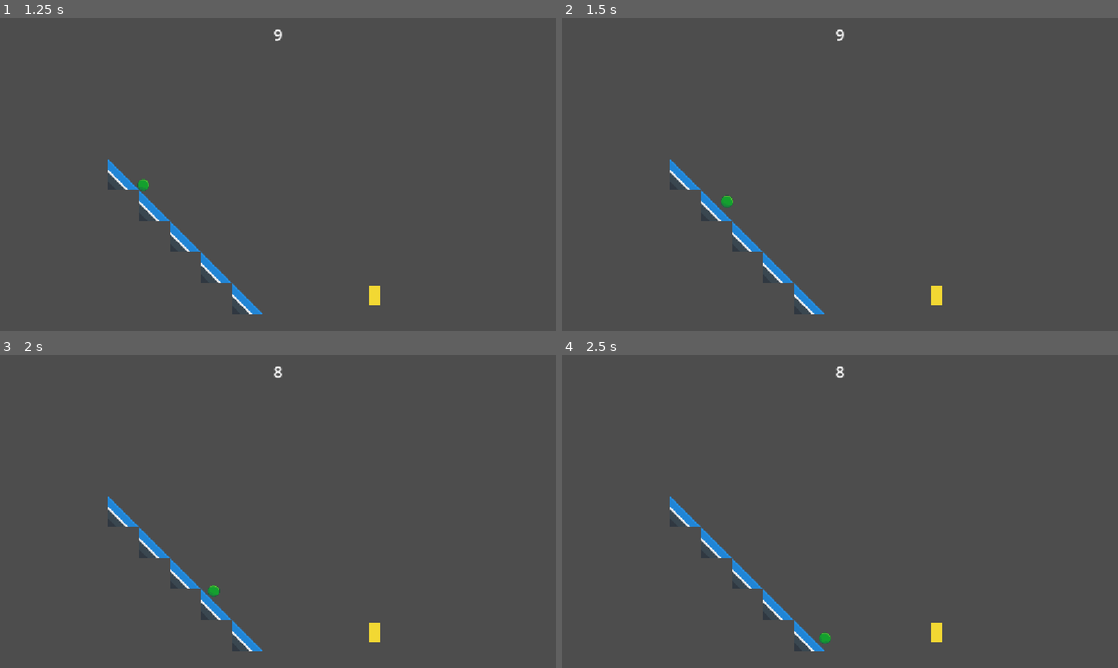
Above: before the commit, frames 1-4 (two rows, left to right).
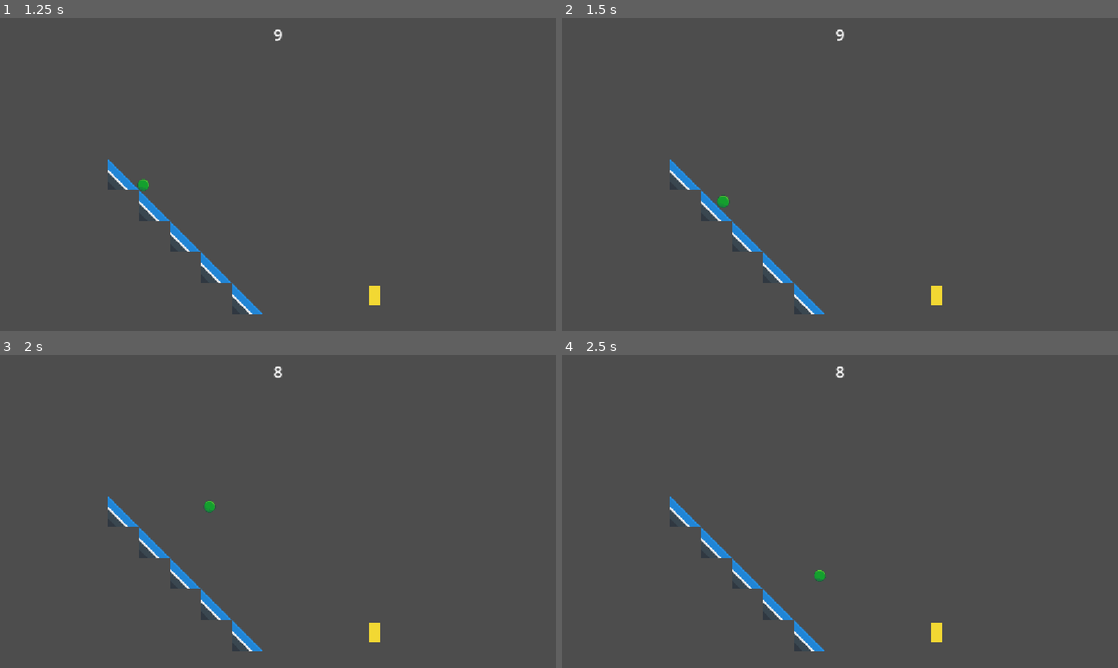
Above: after the commit, the same moments.

Repository: swan-eternal/clockwork
Game: Godot game, scene res://scenes/main_menu.tscn
Two runs of this game, one before a commit and one after it. Both use one fixed random seed, a clock stepped at 60 frames per second and the inputs below.
Inputs:
- Up to frame 1 (1.25 s): click "Start" at 0.5 s
- Up to frame 2 (1.5 s): tap Enter (ui_accept) at 1.25 s; hold Right (ui_right) from 1.28 s (still down)
- Up to frame 3 (2 s): keep holding Right (ui_right); tap Enter (ui_accept) at 1.52 s
- Up to frame 4 (2.5 s): keep holding Right (ui_right); tap Enter (ui_accept) at 2.27 s

Frame 1 is identical in both runs. In frame 2, less than 0.1% of the frame differs, in the area x 27-31%, y 56-61%; in frame 3, 0.1%, in the area x 36-40%, y 46-78%; in frame 4, 0.1%.

Commit message:
Preserve horizontal momentum on slopes and in air
Per Jason's momentum-design discussion (2026-07-24): the player
needs to build up speed on a drop and carry it through a ramp launch.
The previous horizontal-velocity logic was working against that.

Three changes:

1. velocity.x is no longer hard-capped to RUN_SPEED. Replaced the
   instant 'velocity.x = input_dir * RUN_SPEED' with
   move_toward(velocity.x, input_dir * RUN_SPEED, RUN_ACCEL * delta).
   The player can now exceed RUN_SPEED via ramp launches and drops;
   input just nudges the velocity toward the target.

2. Horizontal decel is now only applied on flat ground. On slopes
   the slope slide + friction handle deceleration; in the air
   momentum is preserved. Detected via
   'is_on_floor() and abs(get_floor_normal().y) >= 0.999'.

3. Air control is reduced via a separate AIR_ACCEL export (700,
   ~47% of RUN_ACCEL). Jumps feel committed but the player can
   still nudge their trajectory mid-air.

Also: cleaned up the dead-code fast-path in _apply_slope_slide --
'floor_normal.y >= 0.999' was never true under Godot's
Vector2.UP convention (flat ground gives -1, not +1). Changed
to abs() for clarity, plus a comment explaining the convention.

New @exports: RUN_ACCEL (1500), AIR_ACCEL (700). All four
Movement-tuning exports now have ## tooltips.

README Tuning list updated to include the new exports.

Diff:
--- a/scripts/player.gd
+++ b/scripts/player.gd
@@ -7,13 +7,23 @@
 ##
 
 # Movement tuning — tweak together once level layouts exist.
-## Horizontal speed (px/s) while moving.
+## Horizontal speed (px/s) the input drives the player toward.
+## The player can EXCEED this via ramp launches and drops — this is
+## a target, not a hard cap.
 @export var RUN_SPEED := 200.0
+## Lateral acceleration toward RUN_SPEED (px/s²) on the ground.
+@export var RUN_ACCEL: float = 1500.0
+## Lateral acceleration toward RUN_SPEED (px/s²) in the air. Reduced
+## vs RUN_ACCEL so jumps feel committed and momentum is preserved —
+## the player can nudge their trajectory mid-air but not redirect it.
+@export var AIR_ACCEL: float = 700.0
 ## Upward impulse on jump (negative = up).
 @export var JUMP_VELOCITY := -400.0
 ## Downward acceleration (px/s²).
 @export var GRAVITY := 980.0
-## How fast the player stops on the ground (px/s²).
+## How fast the player stops on flat ground (px/s²). On slopes,
+## momentum is preserved — the slope slide + friction handle
+## deceleration instead.
 @export var GROUND_DECEL := 1500.0
 
 ## Extra downward acceleration while the down arrow is held. Adds to
@@ -88,13 +98,27 @@
 	# (no slip) when no query point hits a tile with friction data.
 	var friction := _get_current_friction()
 
-	# Apply horizontal velocity. With no input, decelerate to a stop;
-	# friction scales the deceleration.
-	if input_dir != 0:
-		velocity.x = input_dir * RUN_SPEED
+	# Apply horizontal velocity. Three cases:
+	#   - In the air: accelerate toward RUN_SPEED at AIR_ACCEL (reduced
+	#     control so jumps feel committed and momentum is preserved).
+	#     No horizontal decel — momentum is preserved mid-flight.
+	#   - On the ground with input: accelerate toward RUN_SPEED at
+	#     RUN_ACCEL. Don't hard-cap so the player can exceed RUN_SPEED
+	#     via ramp launches and drops.
+	#   - On the ground with no input: decelerate only on flat ground.
+	#     On slopes, the slope slide + friction handle deceleration
+	#     naturally — adding horizontal decel on top would eat the
+	#     momentum the player built up on the ramp or drop.
+	if not is_on_floor():
+		if input_dir != 0:
+			velocity.x = move_toward(velocity.x, input_dir * RUN_SPEED, AIR_ACCEL * delta)
+	elif input_dir != 0:
+		velocity.x = move_toward(velocity.x, input_dir * RUN_SPEED, RUN_ACCEL * delta)
 	else:
-		var decel := GROUND_DECEL * friction
-		velocity.x = move_toward(velocity.x, 0, decel * delta)
+		# Grounded with no input. Decel only on flat ground.
+		if abs(get_floor_normal().y) >= 0.999:
+			var decel := GROUND_DECEL * friction
+			velocity.x = move_toward(velocity.x, 0, decel * delta)
 
 	# Jump with input buffering. If the player presses jump while airborne,
 	# the press is queued for up to JUMP_BUFFER_FRAMES frames so it
@@ -196,14 +220,18 @@
 
 func _apply_slope_slide(delta: float, friction: float) -> void:
 	# Project gravity onto the slope plane and apply as acceleration.
-	# On flat ground (floor_normal.y == 1), the projection is zero —
+	# On flat ground (|floor_normal.y| ≈ 1), the projection is zero —
 	# no slide. Friction scales the slide via (1 - friction).
+	#
+	# Godot's documented convention is floor_normal points UP toward
+	# the player (so flat ground gives y = -1). The abs() check handles
+	# both sign conventions of the normal.
 	#
 	# 1-frame delay (uses last frame's floor_normal) is barely
 	# noticeable. A frame-perfect version would defer this until
 	# after move_and_slide, but for game-jam timing it's fine.
 	var floor_normal := get_floor_normal()
-	if floor_normal.y >= 0.999:
+	if abs(floor_normal.y) >= 0.999:
 		return  # flat ground, no slide needed
 	var gravity := Vector2.DOWN * GRAVITY
 	var slide := gravity - floor_normal * gravity.dot(floor_normal)
Not shown, changed: README.md
